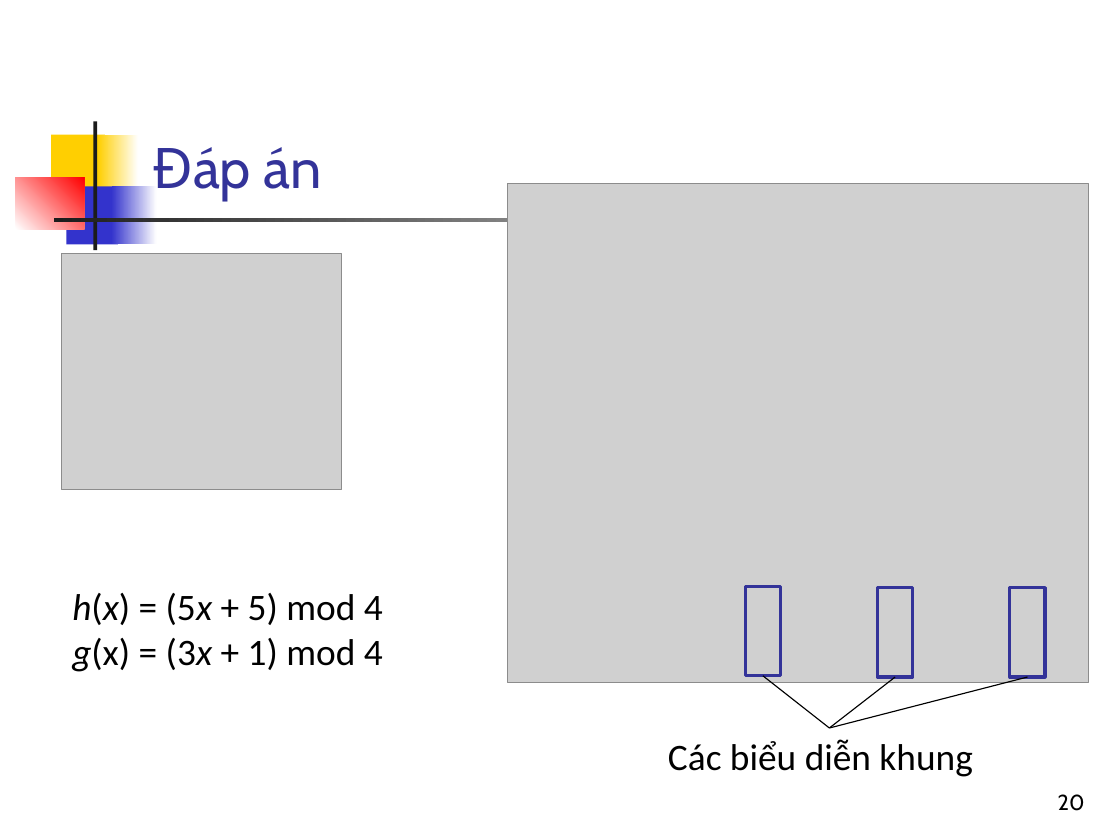
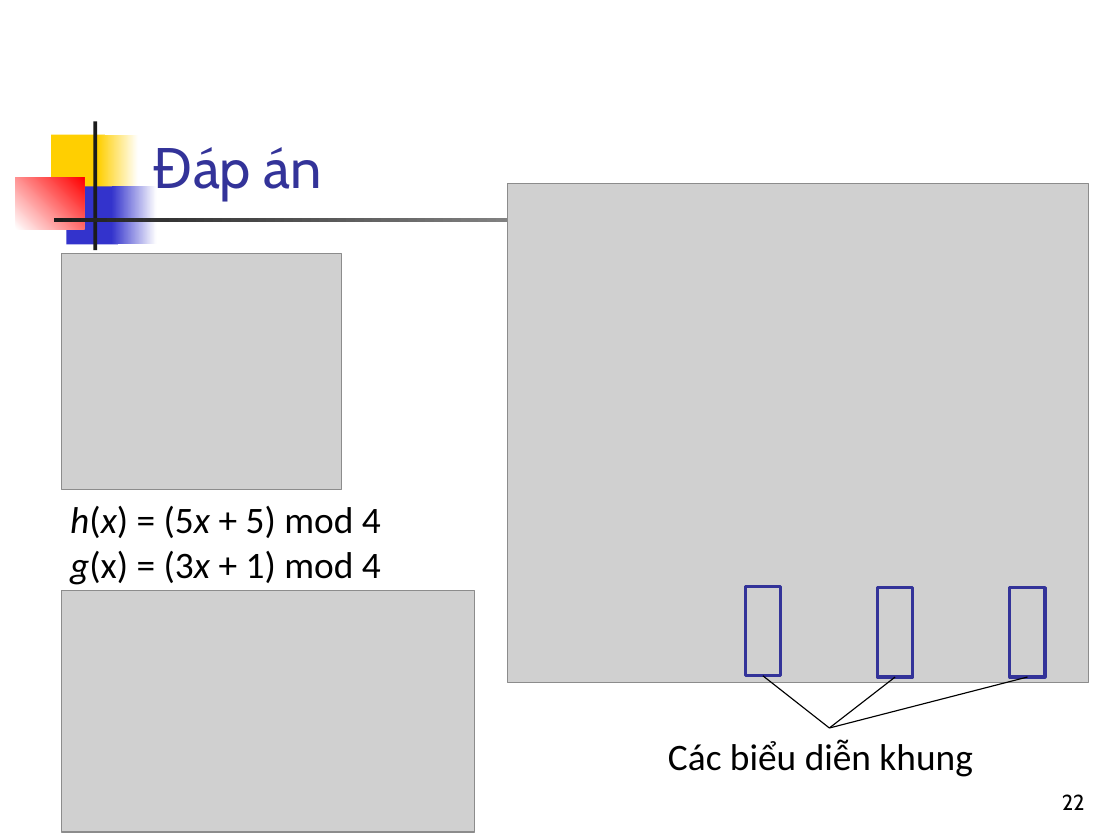
Before and after one commit to bangoc/IT4853, a slide deck: slide 22 of Bai 21 Phat hien trung lap gan.pptx (slide 20 before the commit). Drawn at 1120x840 pixels with LibreOffice and Linux fonts; fonts in the diff are those of the drawing; grey boxes stand for pictures. Boxes give left, top, right and bottom in pixels: in the first picture for what was removed or moved away, otherwise in the second. Text is boxed around its words. In the diff, an @@ line names an element or a change of style, - is before the commit and + after.

```diff
--- a/Bai 21 Phat hien trung lap gan.pptx
+++ b/Bai 21 Phat hien trung lap gan.pptx
@@ text "h(x) = (5x + 5) ...": place and size @@
-text "h(x) = (5x + 5) ..." at [72, 593, 383, 672]
+text "h(x) = (5x + 5) ..." at [70, 506, 381, 585]
@@ picture added at [62, 590, 475, 832] @@
@@ page number at [1062, 794, 1085, 810]: text changed @@
-20
+22
```
Also in this commit, not shown: 1 other slide changed, 1 slide added, 1 slide removed, 3 other files.
